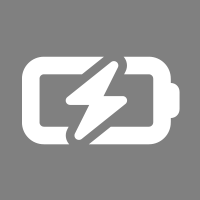
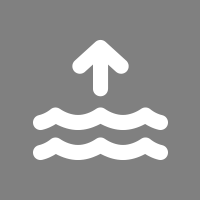
Comparing the layer stacks of the two 200 x 200 images. Changes:
added layer "water-arrow-up" in group "Font Awesome 6" over box(33, 39, 168, 160)
hid "battery-bolt" over box(22, 56, 180, 145)
